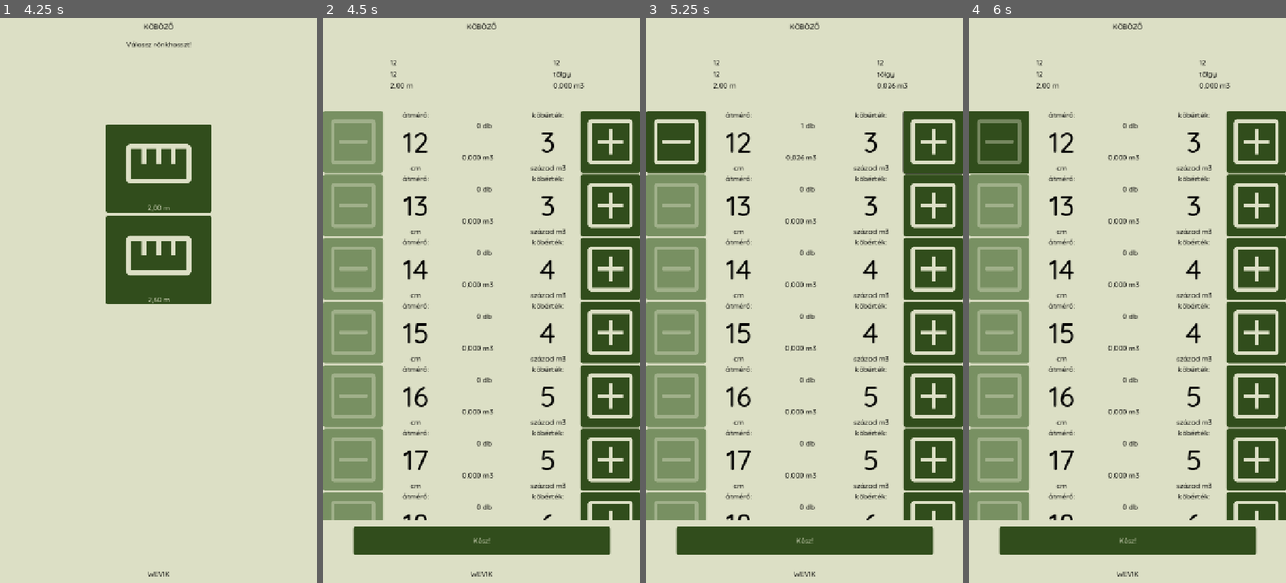
Above: before the commit, frames 1-4 (left to right).
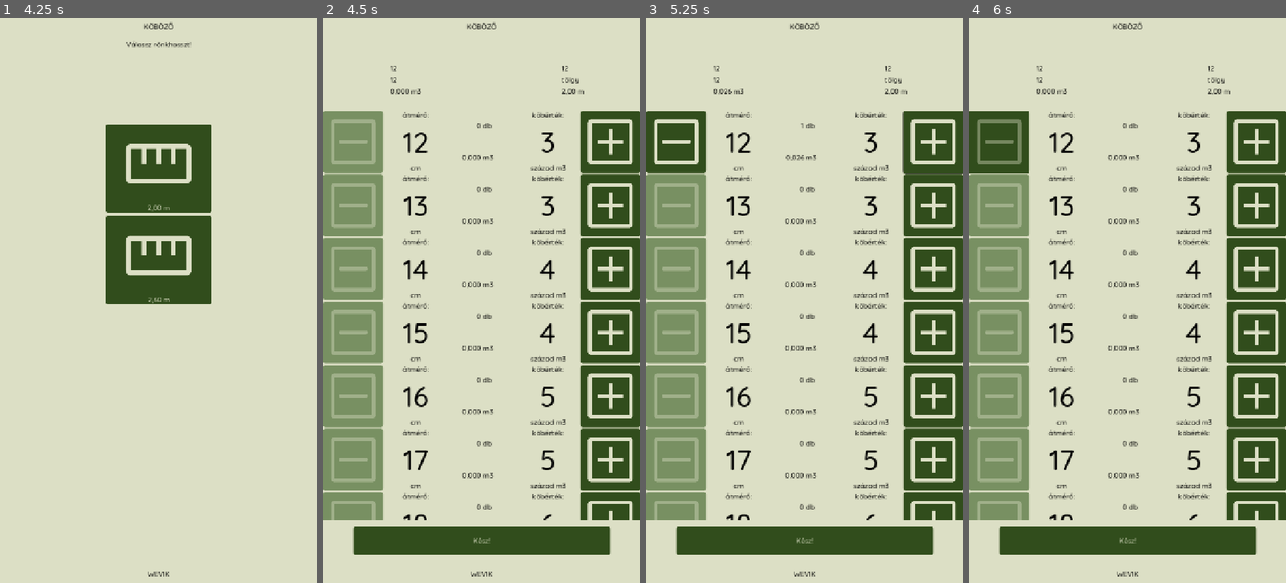
Above: after the commit, the same moments.

Repository: rolika/kob_g
Game: Godot game, scene res://main.tscn
Same seed, same stepped clock (60 frames per second), same inputs: the game is played once before the commit and once after it.
Inputs (mouse positions are in pixels of both pictures, inside the frame that each line leads up to):
- Up to frame 1 (4.25 s): click "Új köbözés indítása" at 0.5 s; click (155, 131) at 1.27 s; type "12" at 1.35 s; click (155, 187) at 1.5 s; type "12" at 1.58 s; click (155, 244) at 1.73 s; type "12" at 1.82 s; click (155, 300) at 2.02 s; type "WEVIK" at 2.1 s; click "Tovább" at 2.75 s; click "tölgy" at 3.5 s
- Up to frame 2 (4.5 s): click "2,00 m" at 4.25 s
- Up to frame 3 (5.25 s): click (934, 142) at 5.02 s
- Up to frame 4 (6 s): click (997, 142) at 5.75 s

Frame 1 is identical in both runs. In frame 2, 0.4% of the frame differs, in the area x 21-83%, y 7-14%; in frame 3, 0.4%; in frame 4, 0.4%.

Commit message:
correct displaying long company name

Diff:
--- a/scenes/pile_card.tscn
+++ b/scenes/pile_card.tscn
@@ -13,23 +13,29 @@
 [node name="GridContainer" type="GridContainer" parent="."]
 custom_minimum_size = Vector2(440, 90)
 layout_mode = 0
-offset_top = 35.0
+offset_top = 30.0
 offset_right = 440.0
-offset_bottom = 125.0
+offset_bottom = 120.0
 theme_override_constants/h_separation = 6
 theme_override_constants/v_separation = 6
 columns = 2
 
 [node name="CompanyLabel" type="Label" parent="GridContainer"]
+custom_minimum_size = Vector2(280, 0)
 layout_mode = 2
 size_flags_horizontal = 3
+size_flags_vertical = 3
 theme_override_colors/font_color = Color(0, 0, 0, 1)
 text = "Nyirma és Hegyipusztai Ebt."
+vertical_alignment = 2
+autowrap_mode = 3
 
 [node name="CityLabel" type="Label" parent="GridContainer"]
 layout_mode = 2
+size_flags_vertical = 3
 theme_override_colors/font_color = Color(0, 0, 0, 1)
 text = "Herend"
+vertical_alignment = 2
 
 [node name="SiteLabel" type="Label" parent="GridContainer"]
 layout_mode = 2
@@ -41,12 +47,12 @@
 theme_override_colors/font_color = Color(0, 0, 0, 1)
 text = "tölgy"
 
+[node name="VolumeLabel" type="Label" parent="GridContainer"]
+layout_mode = 2
+theme_override_colors/font_color = Color(0, 0, 0, 1)
+text = "23,64 m3"
+
 [node name="LengthLabel" type="Label" parent="GridContainer"]
 layout_mode = 2
 theme_override_colors/font_color = Color(0, 0, 0, 1)
 text = "2,10 m"
-
-[node name="VolumeLabel" type="Label" parent="GridContainer"]
-layout_mode = 2
-theme_override_colors/font_color = Color(0, 0, 0, 1)
-text = "23,64 m3"
